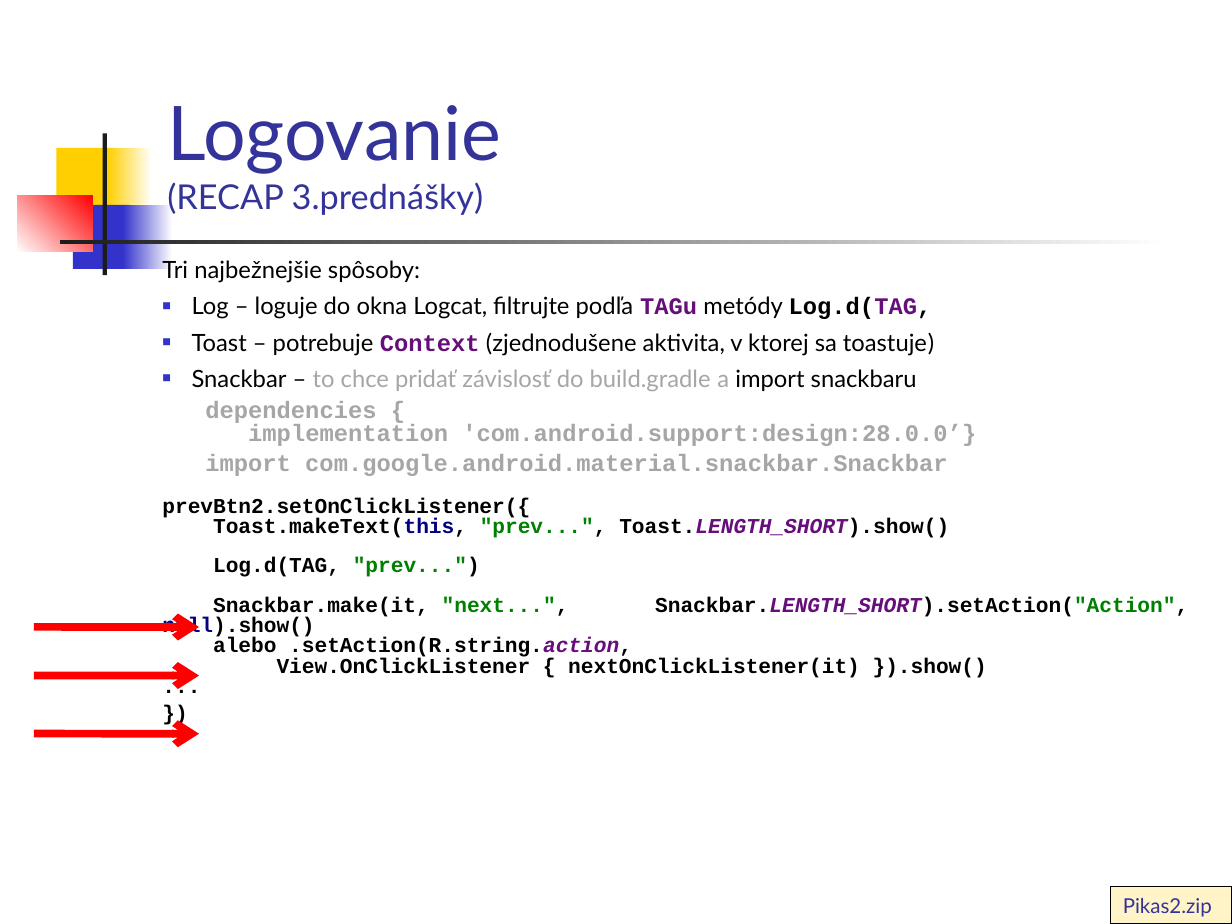
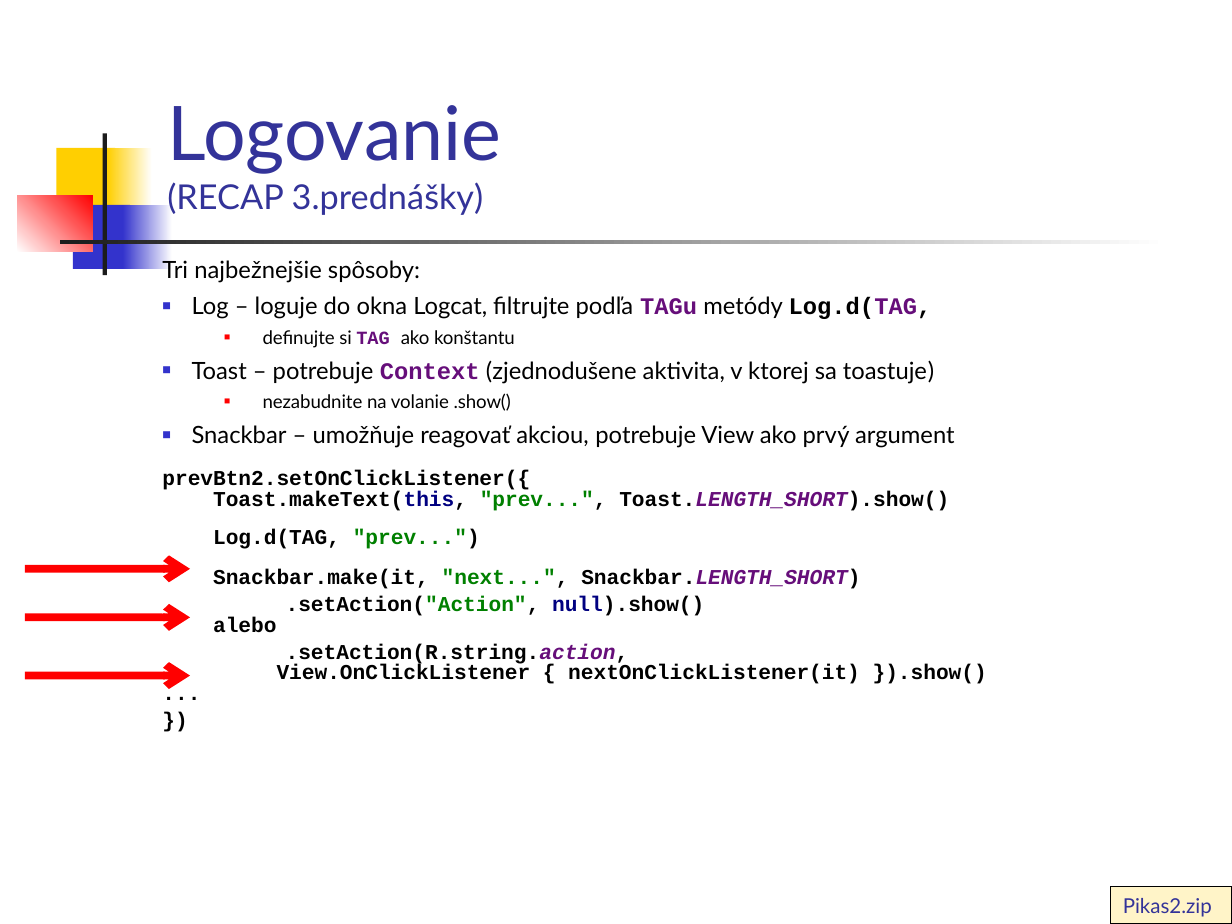
Before and after one commit to vmandro/Prednasky, a slide deck: slide 4 of 03/03_Android.ppt (slide 3 before the commit). Drawn at 1232x924 pixels with LibreOffice and Linux fonts; fonts in the diff are those of the drawing. Boxes give left, top, right and bottom in pixels: in the first picture for what was removed or moved away, otherwise in the second. Text is boxed around its words. In the diff, an @@ line names an element or a change of style, - is before the commit and + after.

```diff
--- a/03/03_Android.ppt
+++ b/03/03_Android.ppt
@@ text at [162, 260, 987, 684]: paragraph added @@
+  ■ definujte si TAG ako konštantu
@@ text at [192, 393, 955, 448]: text changed; font Courier New to Lato; text colour #A6A6A6 to #000000; bold off @@
-■ Snackbar – to chce pridať závislosť do build.gradle a import snackbaru
-dependencies {
-implementation 'com.android.support:design:28.0.0’}
-import com.google.android.material.snackbar.Snackbar
+  ■ nezabudnite na volanie .show()
+■ Snackbar – umožňuje reagovať akciou, potrebuje View ako prvý argument
@@ arrow moved from (33, 733) - (200, 734) to (25, 569) - (190, 569) @@
@@ text at [213, 569, 987, 684]: text changed @@
-Snackbar.make(it, "next...", Snackbar.LENGTH_SHORT).setAction("Action", null).show()
-alebo .setAction(R.string.action,
-View.OnClickListener { nextOnClickListener(it) }).show()
-...
+Snackbar.make(it, "next...", Snackbar.LENGTH_SHORT)
+.setAction("Action", null).show()
+alebo
+.setAction(R.string.action,
+View.OnClickListener { nextOnClickListener(it) }).show()
+...
@@ arrow moved from (33, 627) - (200, 627) to (25, 617) - (190, 617) @@
@@ arrow moved from (33, 675) - (200, 675) to (25, 675) - (190, 675) @@
```
Also in this commit, not shown: 11 other slides changed, 6 slides added, 2 slides removed, 5 other files.
